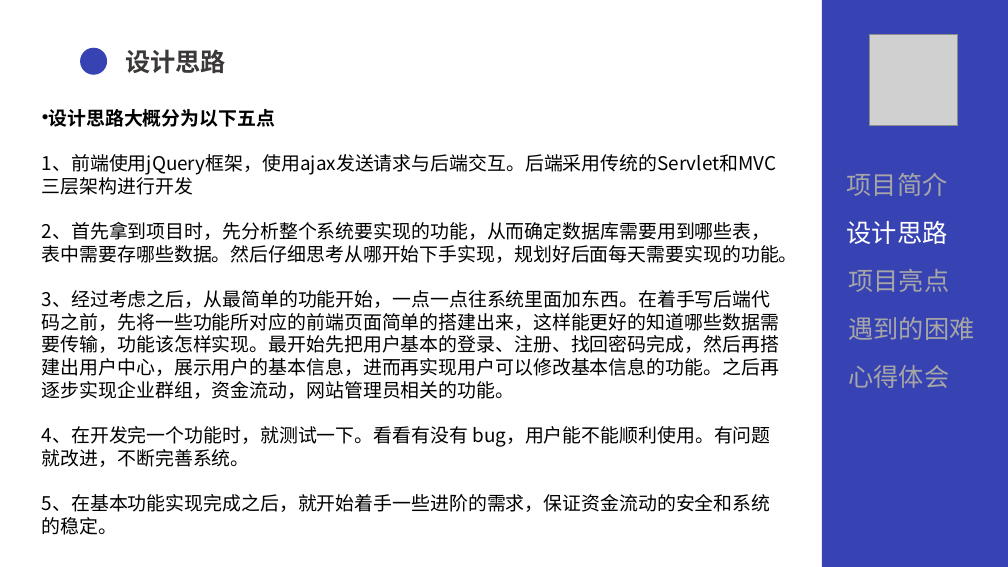
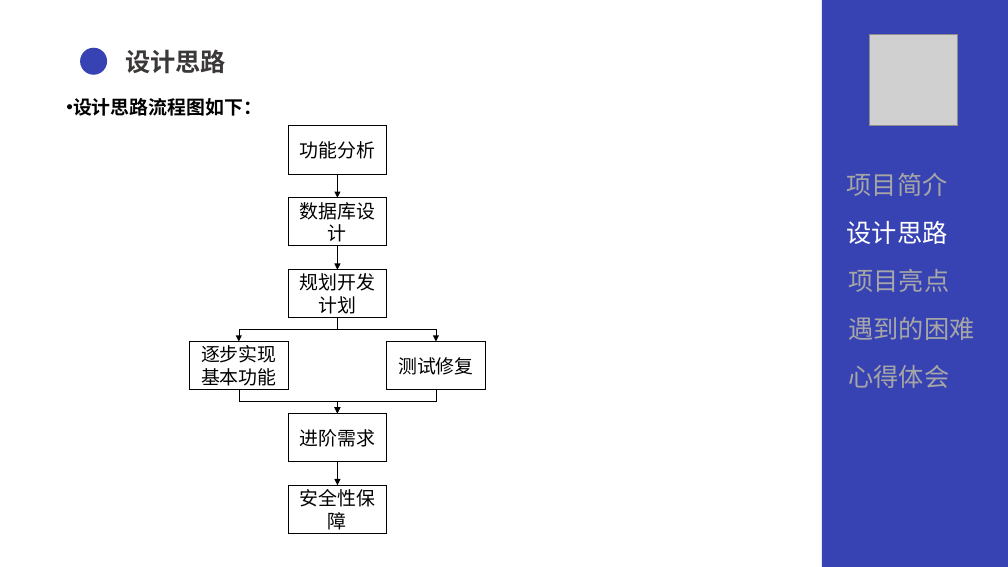
Before and after one commit to fjm0126/Qg-MoneySystem, a slide deck: slide 6 of doucument/QG答辩.pptx. Drawn at 1008x567 pixels with LibreOffice and Linux fonts; fonts in the diff are those of the drawing; grey boxes stand for pictures. Boxes give left, top, right and bottom in pixels: in the first picture for what was removed or moved away, otherwise in the second. Text is boxed around its words. In the diff, an @@ line names an element or a change of style, - is before the commit and + after.

```diff
--- a/doucument/QG答辩.pptx
+++ b/doucument/QG答辩.pptx
@@ text removed at (42, 109, 798, 535) @@
-• 设计思路大概分为以下五点
-1、前端使用jQuery框架，使用ajax发送请求与后端交互。后端采用传统的Servlet和MVC三层架构进行开发
-2、首先拿到项目时，先分析整个系统要实现的功能，从而确定数据库需要用到哪些表，表中需要存哪些数据。然后仔细思考从哪开始下手实现，规划好后面每天需要实现的功能。
-3、经过考虑之后，从最简单的功能开始，一点一点往系统里面加东西。在着手写后端代码之前，先将一些功能所对应的前端页面简单的搭建出来，这样能更好的知道哪些数据需要传输，功能该怎样实现。最开始先把用户基本的登录、注册、找回密码完成，然后再搭建出用户中心，展示用户的基本信息，进而再实现用户可以修改基本信息的功能。之后再逐步实现企业群组，资金流动，网站管理员相关的功能。
-4、在开发完一个功能时，就测试一下。看看有没有 bug，用户能不能顺利使用。有问题就改进，不断完善系统。
-5、在基本功能实现完成之后，就开始着手一些进阶的需求，保证资金流动的安全和系统的稳定。
@@ text added at (73, 98, 262, 116), 18 pt, text #000000, bold @@
+• 设计思路流程图如下：
@@ rectangle added at (288, 126, 386, 175), fill #FFFFFF, outline #000000 1 pt, 18 pt, text #000000 @@
+功能分析
@@ arrow added from (337, 174) to (337, 198), #000000 0.5 pt @@
@@ rectangle added at (288, 198, 386, 247), fill #FFFFFF, outline #000000 1 pt, 18 pt, text #000000 @@
+数据库设计
@@ arrow added from (337, 246) to (337, 270), #000000 0.5 pt @@
@@ rectangle added at (288, 270, 386, 318), fill #FFFFFF, outline #000000 1 pt, 18 pt, text #000000 @@
+规划开发计划
@@ elbow arrow added from (337, 318) to (239, 342), #000000 0.5 pt @@
@@ elbow arrow added from (337, 318) to (436, 342), #000000 0.5 pt @@
@@ rectangle added at (190, 342, 288, 390), fill #FFFFFF, outline #000000 1 pt, 18 pt, text #000000 @@
+逐步实现基本功能
@@ rectangle added at (387, 342, 485, 390), fill #FFFFFF, outline #000000 1 pt, 18 pt, text #000000 @@
+测试修复
@@ elbow arrow added from (239, 390) to (337, 414), #000000 0.5 pt @@
@@ rectangle added at (288, 414, 386, 462), fill #FFFFFF, outline #000000 1 pt, 18 pt, text #000000 @@
+进阶需求
@@ elbow arrow added from (436, 390) to (337, 414), #000000 0.5 pt @@
@@ arrow added from (337, 461) to (337, 485), #000000 0.5 pt @@
@@ rectangle added at (288, 485, 386, 534), fill #FFFFFF, outline #000000 1 pt, 18 pt, text #000000 @@
+安全性保障
```
Also in this commit, not shown: 10 other slides changed, 1 other file.
